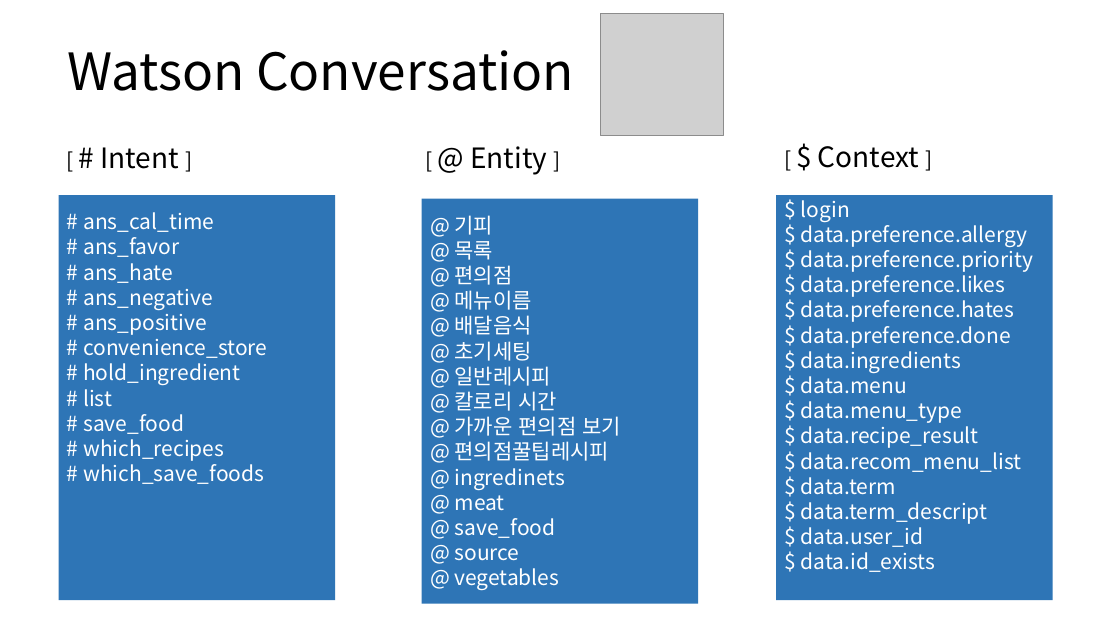
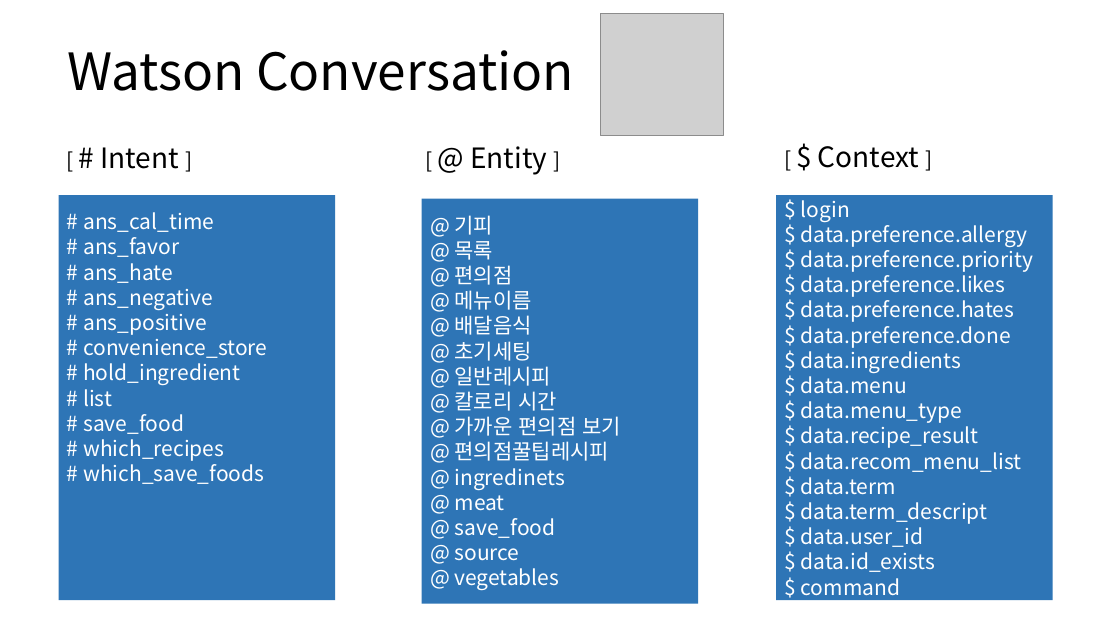
Before and after one commit to csy9608/capstone_chatbot, a slide deck: slide 3 of 설계도.pptx. Drawn at 1120x630 pixels with LibreOffice and Linux fonts; fonts in the diff are those of the drawing; grey boxes stand for pictures. Boxes give left, top, right and bottom in pixels: in the first picture for what was removed or moved away, otherwise in the second. Text is boxed around its words. In the diff, an @@ line names an element or a change of style, - is before the commit and + after.

Commit message:
180412_csy

```diff
--- a/설계도.pptx
+++ b/설계도.pptx
@@ text in rectangle at bbox=[801, 578, 900, 596]: paragraph added @@
+$ command
```
Also in this commit, not shown: 1 slide added.
